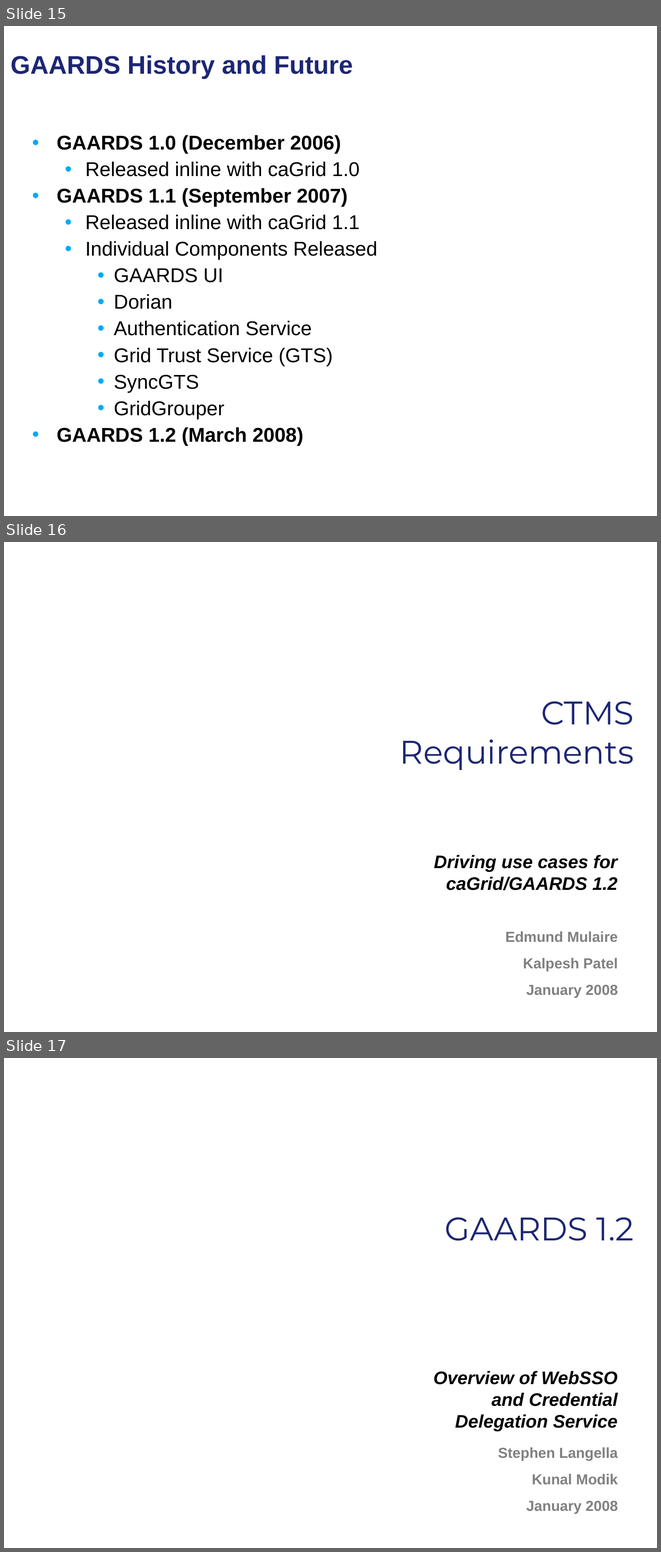
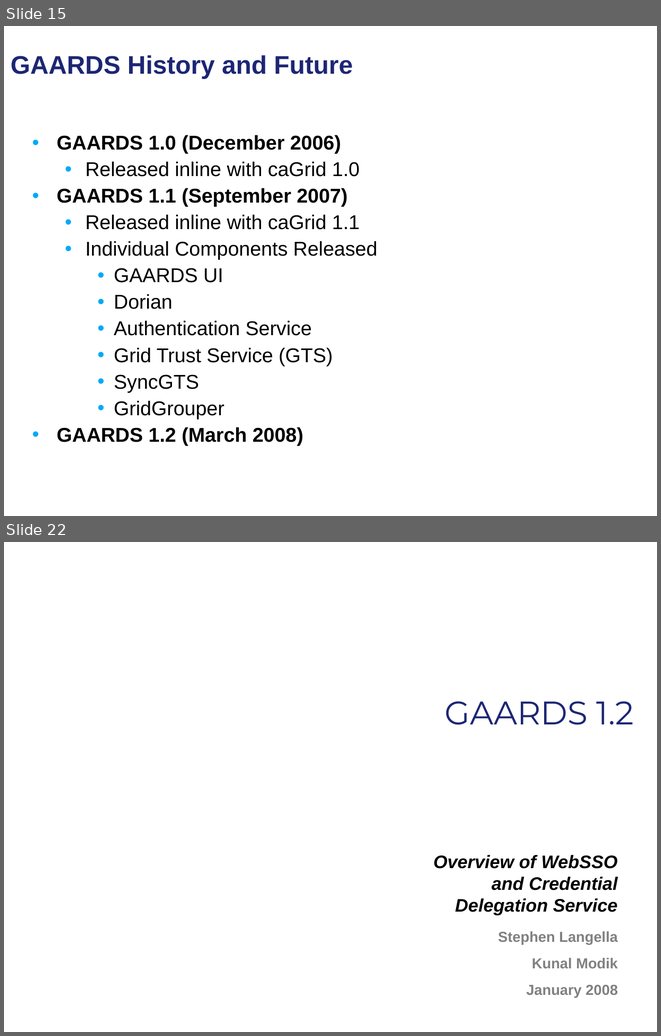
Before and after one commit to NCIP/cagrid-docs, a slide deck: presentations/security/gaards-arch-vcde-f2f-january-2008.ppt. Shown one above the other, each under a label of ours: slides 15, 16 and 17 before the commit, slides 15 and 22 after it; the slides between them are not shown. The pictures are 661x1552 and 661x1036 pixels, drawn with LibreOffice and Linux fonts; fonts in the diff are those of the drawing; background and template pictures are left out. Boxes give left, top, right and bottom in pixels: in the first picture for what was removed or moved away, otherwise in the second. Text is boxed around its words. In the diff, an @@ line names an element or a change of style, - is before the commit and + after.

```diff
--- a/presentations/security/gaards-arch-vcde-f2f-january-2008.ppt
+++ b/presentations/security/gaards-arch-vcde-f2f-january-2008.ppt
@@ slide 16 removed at bbox=[4, 542, 657, 1032], background picture (left out) @@
@@ title removed at bbox=[400, 701, 634, 770] @@
-CTMS Requirements
@@ subtitle removed at bbox=[434, 855, 618, 890] @@
-Driving use cases for caGrid/GAARDS 1.2
@@ text removed at bbox=[505, 931, 618, 998] @@
-Edmund Mulaire
-Kalpesh Patel
-January 2008
@@ what was slide 17 is now slide 22 @@
```
Also in this commit, not shown: 6 slides added.
